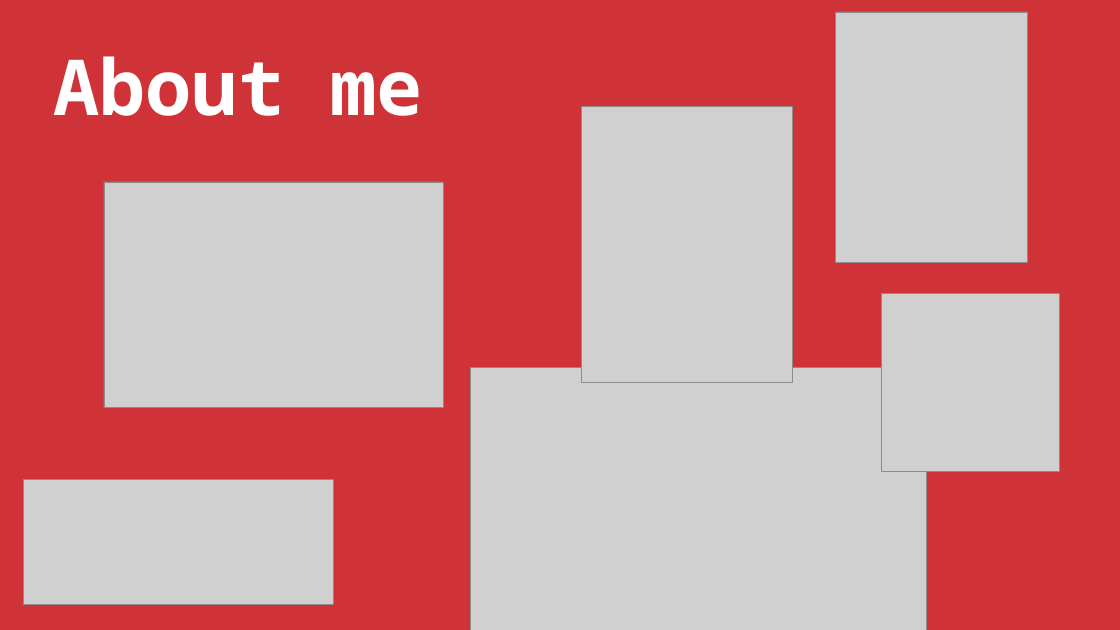
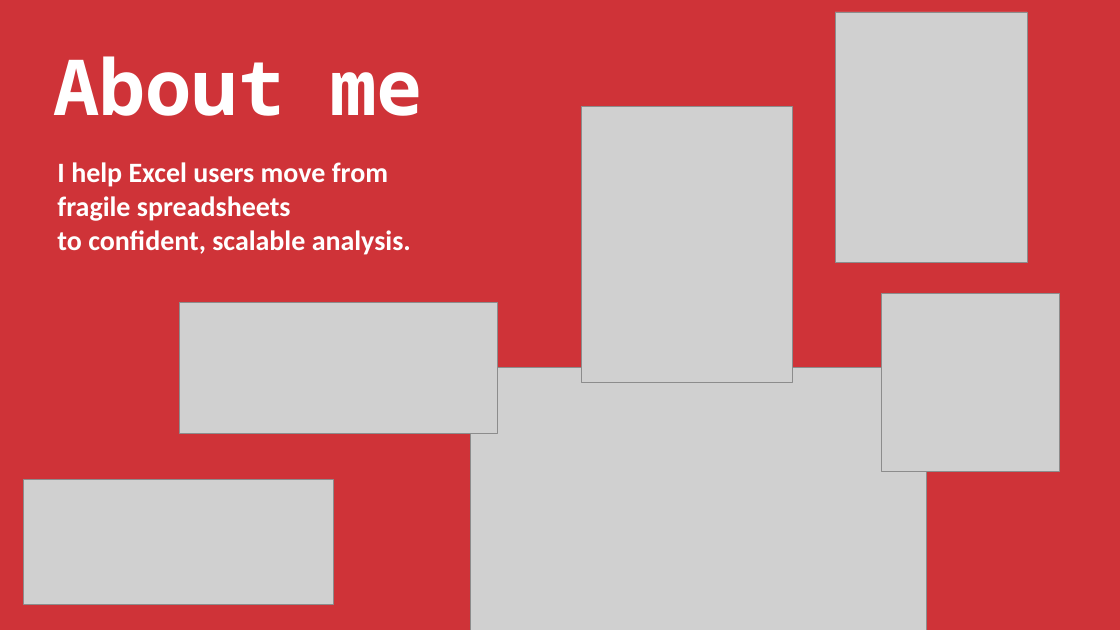
Before and after one commit to stringfestdata/ai-excel-financial-modelers-fmi, a slide deck: slide 2 of ai-financial-modeling-fmi.pptx. Drawn at 1120x630 pixels with LibreOffice and Linux fonts; fonts in the diff are those of the drawing; grey boxes stand for pictures. Boxes give left, top, right and bottom in pixels: in the first picture for what was removed or moved away, otherwise in the second. Text is boxed around its words. In the diff, an @@ line names an element or a change of style, - is before the commit and + after.

```diff
--- a/ai-financial-modeling-fmi.pptx
+++ b/ai-financial-modeling-fmi.pptx
@@ text added at box(57, 162, 411, 255), 36 pt, text #FFFFFF, bold @@
+I help Excel users move from fragile spreadsheets
+to confident, scalable analysis.
@@ picture removed at box(104, 182, 442, 408) @@
@@ picture added at box(180, 302, 497, 433) @@
```
Also in this commit, not shown: 1 other slide changed.
